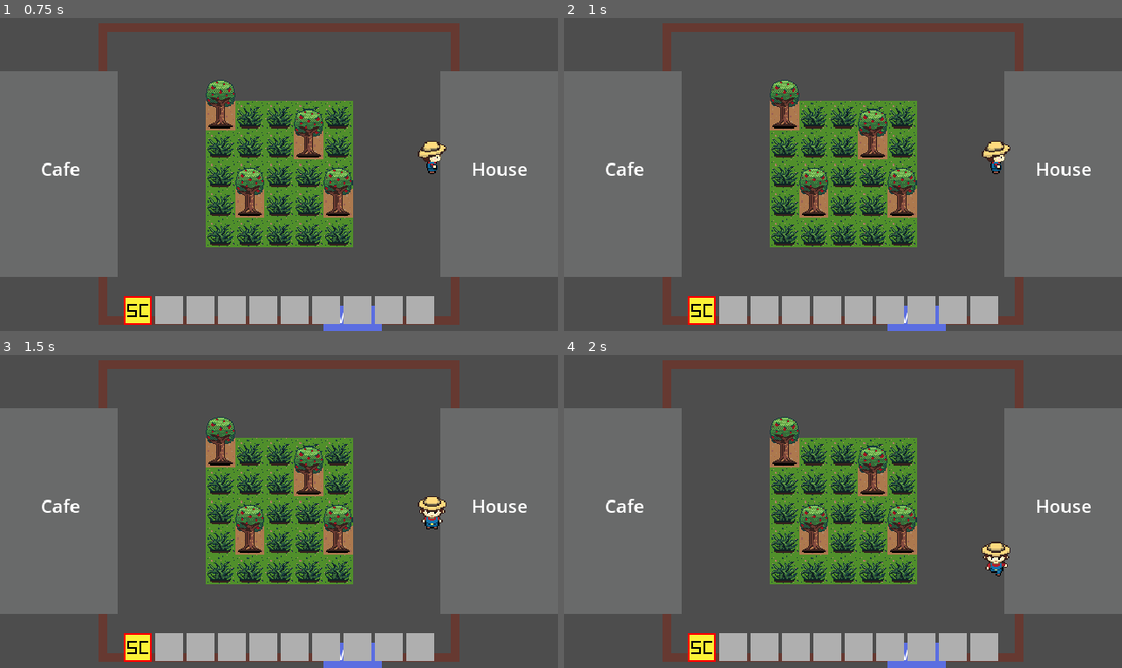
Above: before the commit, frames 1-4 (two rows, left to right).
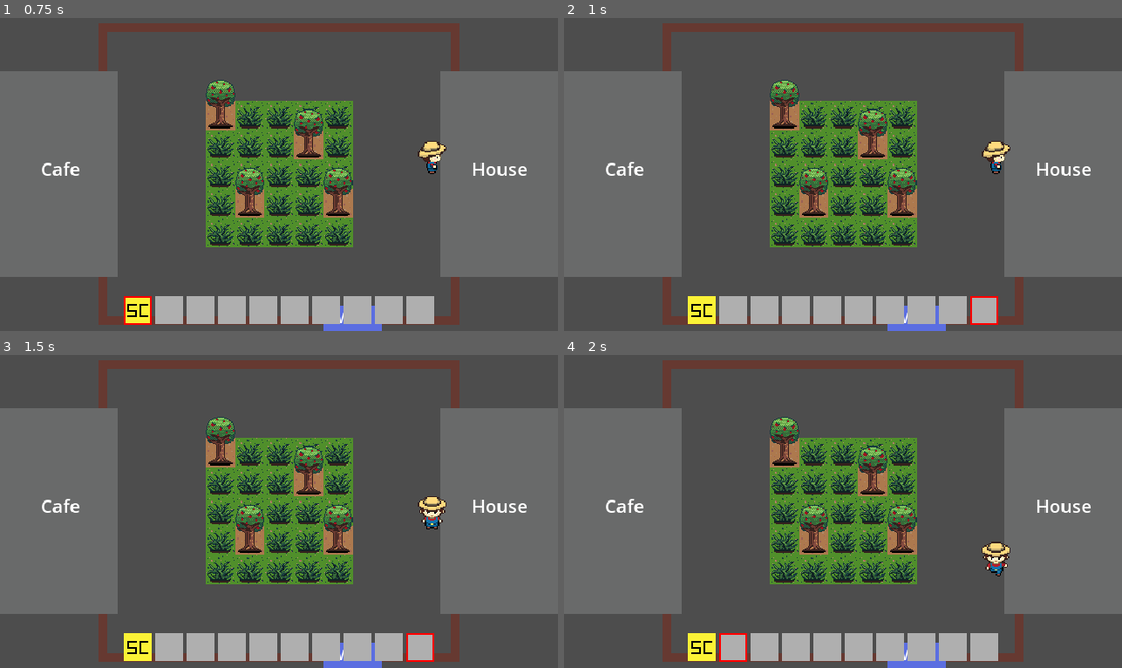
Above: after the commit, the same moments.

Repository: mikusaq/grub-n-grow
Game: Godot game, scene res://scenes/game.tscn
The game is run twice, just before and just after one commit, with the same random seed, the same clock (stepped at 60 frames per second) and the same inputs.
Inputs (mouse positions are in pixels of both pictures, inside the frame that each line leads up to):
- Up to frame 1 (0.75 s): tap Enter at 0.5 s; move the mouse to (401, 158) at 0.52 s; hold D (right) from 0.53 s (still down); hold 1 (slot_1, bound only after the commit) from 0.53 s (still down)
- Up to frame 2 (1 s): keep holding D (right); keep holding 1 (slot_1, bound only after the commit); tap 0 (slot_10, bound only after the commit) at 0.8 s
- Up to frame 3 (1.5 s): move the mouse to (167, 527) at 1.27 s; release D (right) at 1.28 s; release 1 (slot_1, bound only after the commit) at 1.28 s; hold S (down) from 1.28 s (still down); tap 0 (slot_10, bound only after the commit) at 1.35 s
- Up to frame 4 (2 s): keep holding S (down); tap 2 (slot_2, bound only after the commit) at 1.55 s

Frame 1 is identical in both runs. In frame 2, 0.2% of the frame differs, in the area x 22-78%, y 88-99%; in frame 3, 0.2%; in frame 4, 0.2%.

Commit message:
Add changing active inventory slot with 1-10 keys

Diff:
--- a/project.godot
+++ b/project.godot
@@ -29,19 +29,54 @@
 "events": [Object(InputEventMouseButton,"resource_local_to_scene":false,"resource_name":"","device":-1,"window_id":0,"a …(253 unchanged characters)…
 ]
 }
-1={
+slot_1={
 "deadzone": 0.5,
 "events": [Object(InputEventKey,"resource_local_to_scene":false,"resource_name":"","device":-1,"window_id":0,"alt_press …(191 unchanged characters)…
 ]
 }
-2={
+slot_2={
 "deadzone": 0.5,
 "events": [Object(InputEventKey,"resource_local_to_scene":false,"resource_name":"","device":-1,"window_id":0,"alt_press …(191 unchanged characters)…
 ]
 }
-3={
+slot_3={
 "deadzone": 0.5,
 "events": [Object(InputEventKey,"resource_local_to_scene":false,"resource_name":"","device":-1,"window_id":0,"alt_press …(191 unchanged characters)…
+]
+}
+slot_4={
+"deadzone": 0.5,
+"events": [Object(InputEventKey,"resource_local_to_scene":false,"resource_name":"","device":-1,"window_id":0,"alt_pressed":false,"shift_pressed":false,"ctrl_pressed":false,"meta_pressed":false,"pressed":false,"keycode":0,"physical_keycode":52,"key_label":0,"unicode":269,"location":0,"echo":false,"script":null)
+]
+}
+slot_5={
+"deadzone": 0.5,
+"events": [Object(InputEventKey,"resource_local_to_scene":false,"resource_name":"","device":-1,"window_id":0,"alt_pressed":false,"shift_pressed":false,"ctrl_pressed":false,"meta_pressed":false,"pressed":false,"keycode":0,"physical_keycode":53,"key_label":0,"unicode":345,"location":0,"echo":false,"script":null)
+]
+}
+slot_6={
+"deadzone": 0.5,
+"events": [Object(InputEventKey,"resource_local_to_scene":false,"resource_name":"","device":-1,"window_id":0,"alt_pressed":false,"shift_pressed":false,"ctrl_pressed":false,"meta_pressed":false,"pressed":false,"keycode":0,"physical_keycode":54,"key_label":0,"unicode":382,"location":0,"echo":false,"script":null)
+]
+}
+slot_7={
+"deadzone": 0.5,
+"events": [Object(InputEventKey,"resource_local_to_scene":false,"resource_name":"","device":-1,"window_id":0,"alt_pressed":false,"shift_pressed":false,"ctrl_pressed":false,"meta_pressed":false,"pressed":false,"keycode":0,"physical_keycode":55,"key_label":0,"unicode":253,"location":0,"echo":false,"script":null)
+]
+}
+slot_8={
+"deadzone": 0.5,
+"events": [Object(InputEventKey,"resource_local_to_scene":false,"resource_name":"","device":-1,"window_id":0,"alt_pressed":false,"shift_pressed":false,"ctrl_pressed":false,"meta_pressed":false,"pressed":false,"keycode":0,"physical_keycode":56,"key_label":0,"unicode":225,"location":0,"echo":false,"script":null)
+]
+}
+slot_9={
+"deadzone": 0.5,
+"events": [Object(InputEventKey,"resource_local_to_scene":false,"resource_name":"","device":-1,"window_id":0,"alt_pressed":false,"shift_pressed":false,"ctrl_pressed":false,"meta_pressed":false,"pressed":false,"keycode":0,"physical_keycode":57,"key_label":0,"unicode":237,"location":0,"echo":false,"script":null)
+]
+}
+slot_10={
+"deadzone": 0.5,
+"events": [Object(InputEventKey,"resource_local_to_scene":false,"resource_name":"","device":-1,"window_id":0,"alt_pressed":false,"shift_pressed":false,"ctrl_pressed":false,"meta_pressed":false,"pressed":false,"keycode":0,"physical_keycode":48,"key_label":0,"unicode":233,"location":0,"echo":false,"script":null)
 ]
 }
 next_day={
--- a/scripts/player.gd
+++ b/scripts/player.gd
@@ -41,6 +41,29 @@
 	move_and_slide()
 
 
+func _input(event: InputEvent) -> void:
+	if event.is_action_pressed("slot_1"):
+		set_active_slot(0)
+	elif event.is_action_pressed("slot_2"):
+		set_active_slot(1)
+	elif event.is_action_pressed("slot_3"):
+		set_active_slot(2)
+	elif event.is_action_pressed("slot_4"):
+		set_active_slot(3)
+	elif event.is_action_pressed("slot_5"):
+		set_active_slot(4)
+	elif event.is_action_pressed("slot_6"):
+		set_active_slot(5)
+	elif event.is_action_pressed("slot_7"):
+		set_active_slot(6)
+	elif event.is_action_pressed("slot_8"):
+		set_active_slot(7)
+	elif event.is_action_pressed("slot_9"):
+		set_active_slot(8)
+	elif event.is_action_pressed("slot_10"):
+		set_active_slot(9)
+
+
 func set_active_slot(slot_number: int):
 	active_slot = slot_number
 	active_slot_changed.emit(slot_number, get_slot(slot_number).item)
